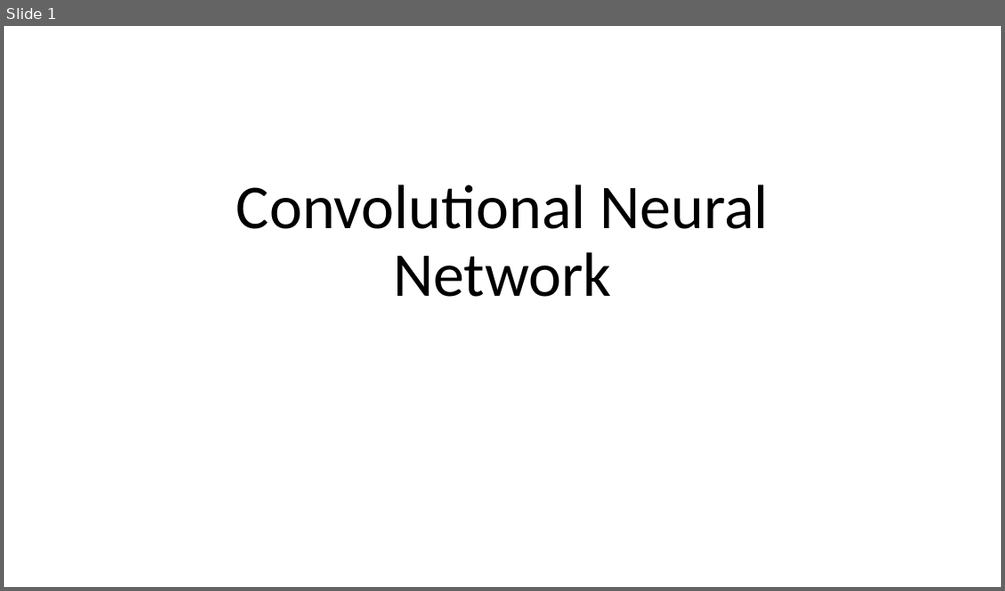
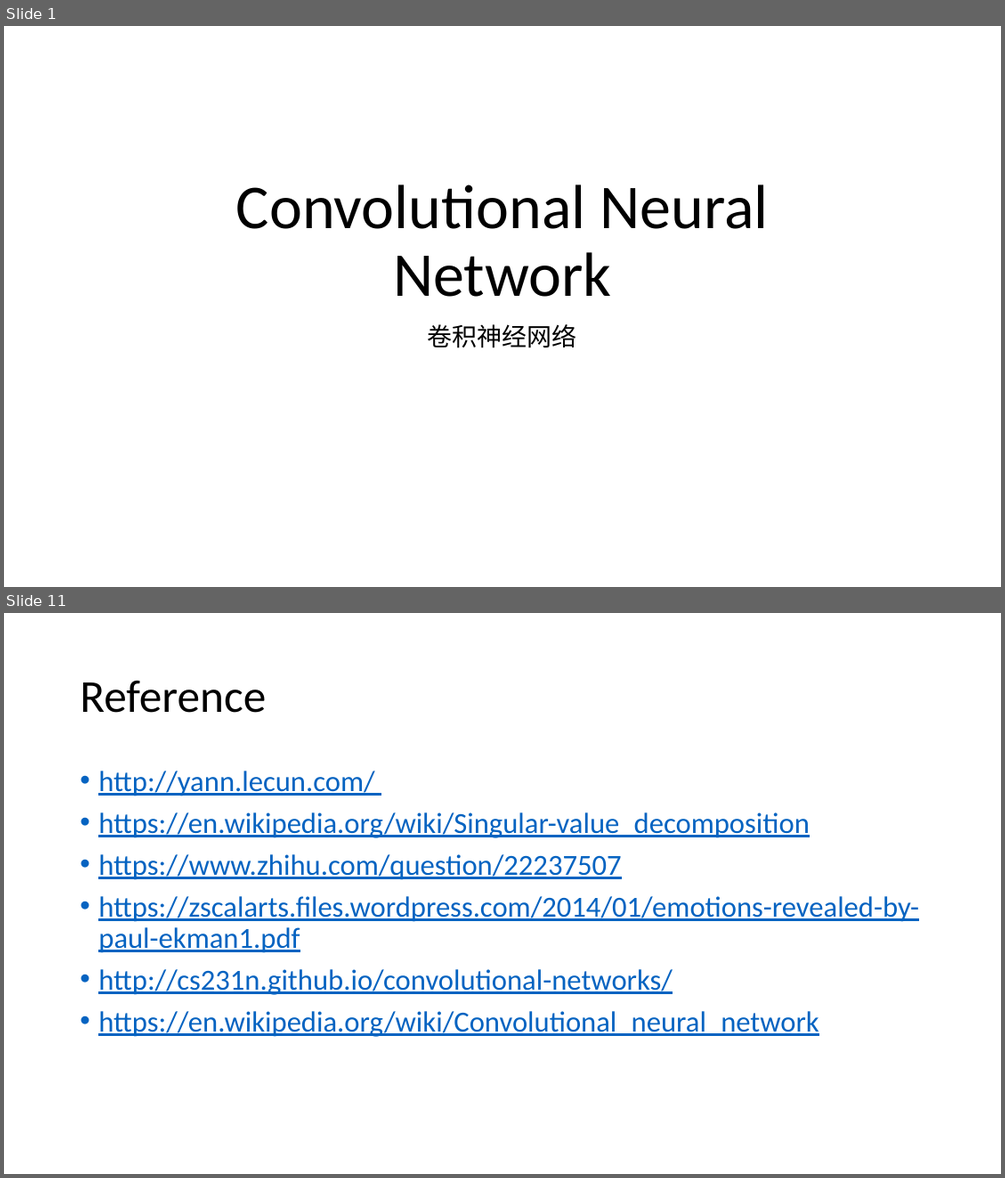
Before and after one commit to foamliu/Learning-DL, a slide deck: cnn/CNN.pptx. Shown one above the other, each under a label of ours: slide 1 before the commit, slides 1 and 11 after it; the slides between them are not shown. The pictures are 1005x591 and 1005x1178 pixels, drawn with LibreOffice and Linux fonts; fonts in the diff are those of the drawing. Boxes give left, top, right and bottom in pixels: in the first picture for what was removed or moved away, otherwise in the second. Text is boxed around its words. In the diff, an @@ line names an element or a change of style, - is before the commit and + after.

```diff
--- a/cnn/CNN.pptx
+++ b/cnn/CNN.pptx
@@ slide 11 added at bbox=[4, 613, 1001, 1174], background #FFFFFF @@
@@ title added at bbox=[80, 680, 266, 713], 44 pt, text #000000 @@
+Reference
@@ text added at bbox=[98, 771, 919, 1037], 28 pt, text #0563C1, underline @@
+• http://yann.lecun.com/
+• https://en.wikipedia.org/wiki/Singular-value_decomposition
+• https://www.zhihu.com/question/22237507
+• https://zscalarts.files.wordpress.com/2014/01/emotions-revealed-by-paul-ekman1.pdf
+• http://cs231n.github.io/convolutional-networks/
+• https://en.wikipedia.org/wiki/Convolutional_neural_network
@@ slide 1 changed as well @@
@@ subtitle added at bbox=[428, 324, 577, 348], 24 pt, text #000000 @@
+卷积神经网络
```
Also in this commit, not shown: 9 other slides added, 2 other files.
